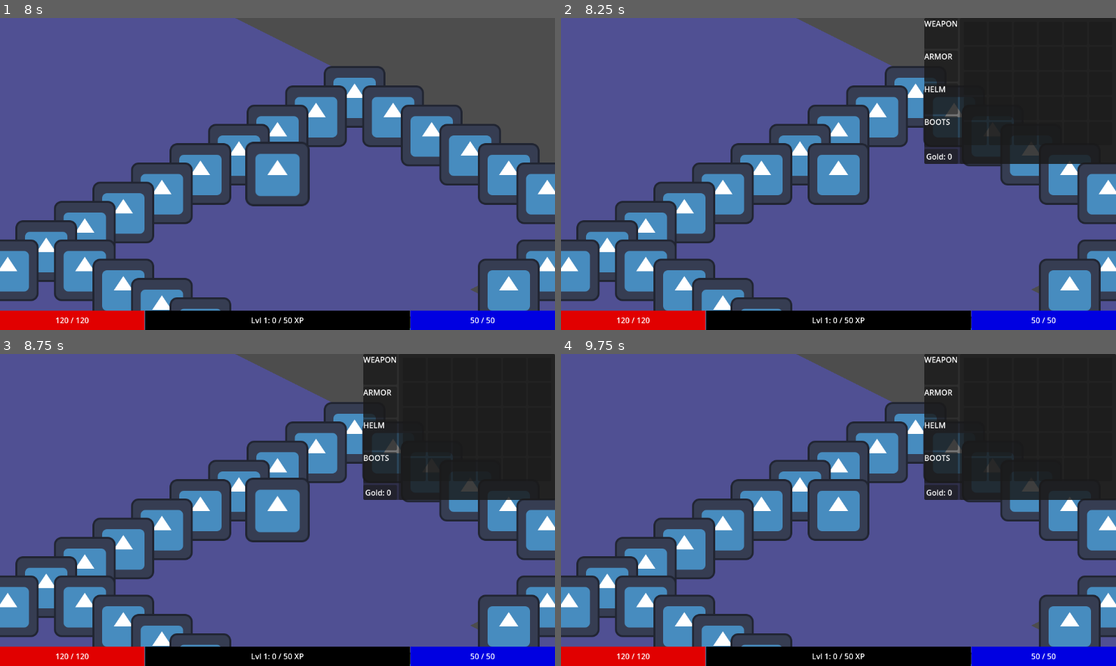
Above: before the commit, frames 1-4 (two rows, left to right).
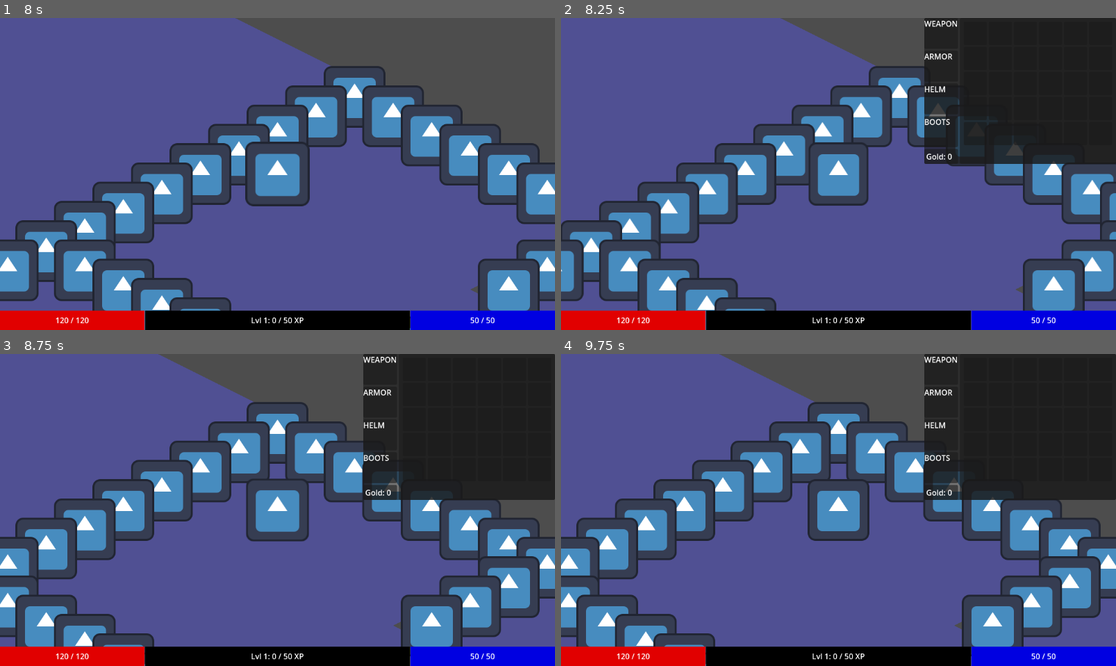
Above: after the commit, the same moments.

Repository: PietPadda/Godot_2D_ARPG
Game: Godot game, scene res://scenes/ui/main_menu.tscn
Two runs of this game, one before a commit and one after it. Both use one fixed random seed, a clock stepped at 60 frames per second and the inputs below. The engine's default icon, where the game draws it, is replaced by a stand-in: a white triangle on a blue panel in a dark square.
Inputs (mouse positions are in pixels of both pictures, inside the frame that each line leads up to):
- Up to frame 1 (8 s): click (22, 42) at 0.52 s; type "12" at 0.6 s; click "Host Game" at 1.25 s; tap Enter at 2, 4.25, 5.75 s; move the mouse to (399, 158) at 2.02 s; hold E (interact) 2.03-2.78 s; click (399, 158) at 2.17 s; tap Space at 2.75, 5, 6.5 s; move the mouse to (166, 189) at 2.77 s; click (166, 189) at 2.85 s; move the mouse to (333, 105) at 3.52 s; tap I (toggle_character_sheet) at 3.6, 5.85 s; click (333, 105) at 3.67 s; move the mouse to (377, 33) at 4.27 s; tap E (interact) at 4.35 s; click (377, 33) at 4.42 s; move the mouse to (377, 64) at 5.02 s; press the mouse at (377, 64) at 5.03 s; move the mouse to (377, 99) at 5.77 s; release the mouse at (377, 99) at 5.78 s; click (377, 99) at 5.92 s; move the mouse to (305, 174) at 6.52 s; hold E (interact) 6.53-7.28 s; click (305, 174) at 6.67 s; move the mouse to (194, 96) at 7.27 s; click (194, 96) at 7.35 s
- Up to frame 2 (8.25 s): move the mouse to (960, 158) at 8.02 s; tap I (toggle_character_sheet) at 8.1 s; click (960, 158) at 8.17 s
- Up to frame 3 (8.75 s): no input
- Up to frame 4 (9.75 s): move the mouse to (938, 466) at 8.77 s; tap E (interact) at 8.85 s; click (938, 466) at 8.92 s; move the mouse to (977, 369) at 9.52 s; press the mouse at (977, 369) at 9.53 s

Frame 1 is identical in both runs. In frame 2, 16% of the frame differs, in the area x 0-100%, y 0-100%; in frame 3, 35%; in frame 4, 35%.

Commit message:
refactor(grid): add reverse-lookup dictionary for performance (and accidentally fixed the errors!)

Diff:
--- a/scripts/core/grid_manager.gd
+++ b/scripts/core/grid_manager.gd
@@ -8,10 +8,11 @@
 # Our debug tile scene
 @export var debug_tile_scene: PackedScene
 
-# REFACTORED DATA STRUCTURE
-# We're changing the structure to: { tile_coordinate: character_instance }
-# This makes lookups instant and enforces one character per tile.
-var _occupied_cells := {}
+# We now use TWO dictionaries to track occupation for high performance.
+# The primary, authoritative source of truth.
+var _occupied_cells := {} # { tile_coordinate: character_instance }
+# A reverse-lookup dictionary for instant character location checks.
+var _character_locations := {} # { character_instance: tile_coordinate }
 
 # This will hold a reference to the current level's TileMapLayer.
 # Convert the variable into a property with a setter.
@@ -183,33 +184,31 @@
 		return tile_map_layer.to_global(local_pos)
 	return Vector2.ZERO # Return a default value if the tilemap isn't set
 
-# REFACTORED: This is now the ONLY way to claim a tile. It's atomic on the server.
-# This function is no longer an RPC, it's a server-only helper.
+# This is now the ONLY way to claim a tile. It's atomic on the server.
+# Now updates both dictionaries for atomic, high-speed operations.
 func occupy_tile(character: Node, new_tile: Vector2i) -> bool:
-	# Check if the new tile is already occupied.
-	if _occupied_cells.has(new_tile):
-		return false # Failure: Tile is taken.
-
-	# Find and release the character's old tile, if they had one.
-	# This is inefficient, so we'll create a reverse-lookup dictionary for performance.
-	# For now, we iterate to find the key (tile) from the value (character).
-	var old_tile = null
-	for tile in _occupied_cells:
-		if _occupied_cells[tile] == character:
-			old_tile = tile
-			break
-	if old_tile != null:
+	# Check if the new tile is occupied by SOMEONE ELSE.
+	if _occupied_cells.has(new_tile) and _occupied_cells[new_tile] != character:
+		return false # Failure: Tile is taken by another character.
+
+	# Find and release the character's old tile using our fast lookup.
+	if _character_locations.has(character):
+		var old_tile = _character_locations[character]
 		_occupied_cells.erase(old_tile)
 
-	# Occupy the new tile.
+	# Occupy the new tile in both dictionaries.
 	_occupied_cells[new_tile] = character
+	_character_locations[character] = new_tile
 	return true # Success!
 
 # A simple helper to free a tile when a character moves off it.
-# We'll use this from the GridMovementComponent later.
+# Uses the fast lookup dictionary.
 func release_tile(tile: Vector2i):
 	if _occupied_cells.has(tile):
+		var character = _occupied_cells[tile]
 		_occupied_cells.erase(tile)
+		_character_locations.erase(character)
+
 
 # --- Debug ---
 # A debug function to print the contents of our occupied cells registry.
@@ -288,15 +287,8 @@
 	if not is_instance_valid(character):
 		return # Do nothing if the character node is already deleted.
 
-	# We now find the character in the dictionary's values, not its keys.
-	var tile_to_free = null
-	# Iterate through all occupied tiles.
-	for tile in _occupied_cells:
-		# If the character occupying this tile is the one we want to remove...
-		if _occupied_cells[tile] == character:
-			tile_to_free = tile # ...mark this tile for removal...
-			break # ...and stop searching.
-
-	# If we found the tile the character was on, free it.
-	if tile_to_free != null:
+	# Use our new, high-speed lookup dictionary.
+	if _character_locations.has(character):
+		var tile_to_free = _character_locations[character]
 		_occupied_cells.erase(tile_to_free)
+		_character_locations.erase(character)
